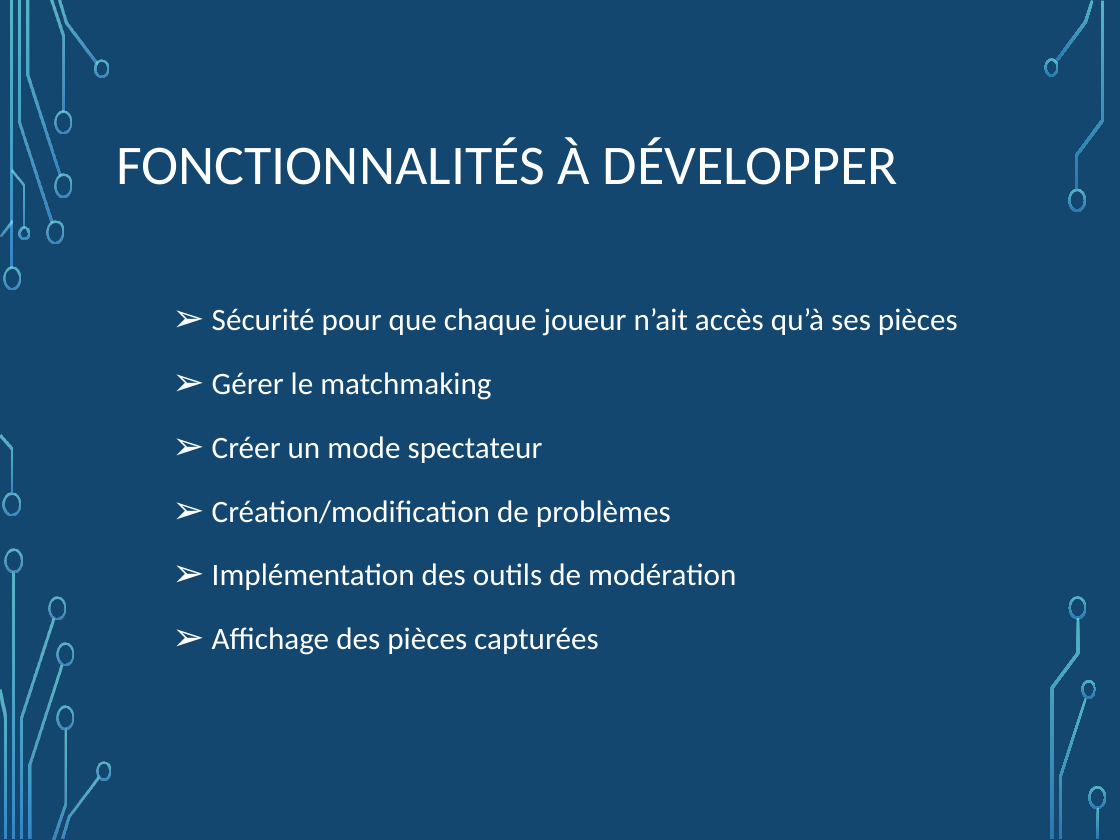
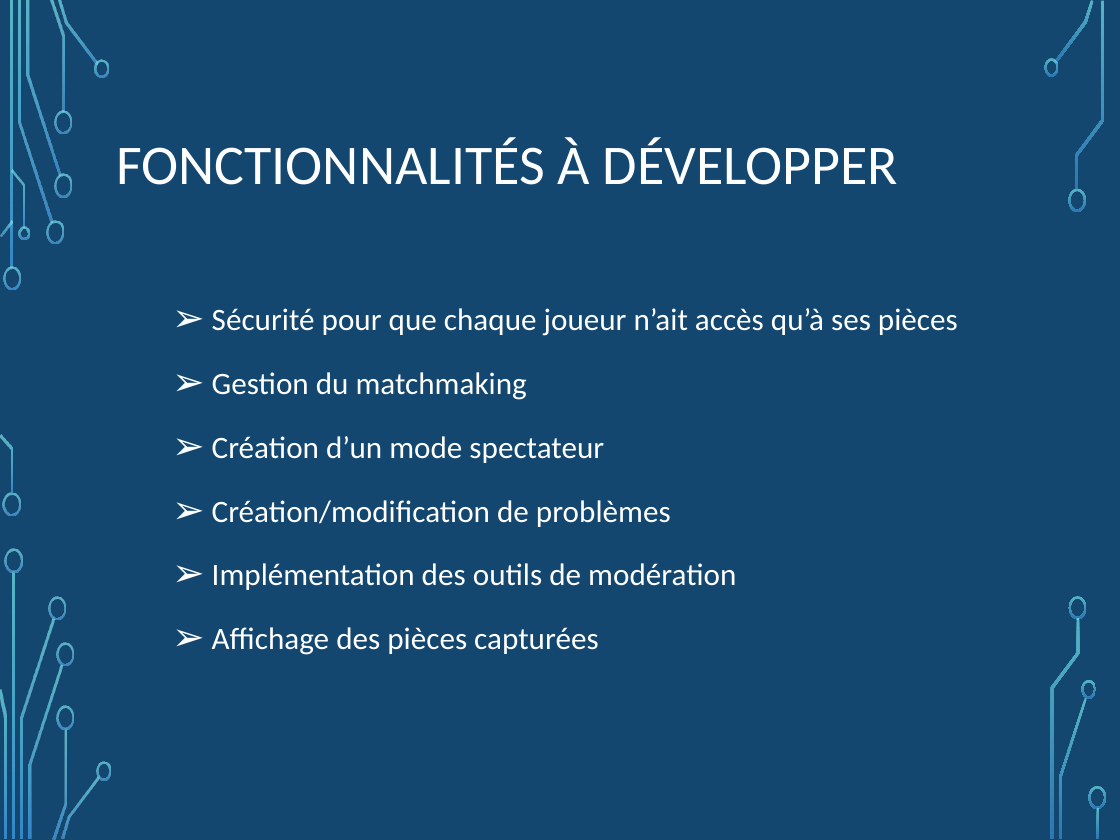
Before and after one commit to NicoPerret/projet-echec, a slide deck: slide 12 of Diapo présentation projet.pptx. Drawn at 1120x840 pixels with LibreOffice and Linux fonts; fonts in the diff are those of the drawing; background and template pictures are left out. Boxes give left, top, right and bottom in pixels: in the first picture for what was removed or moved away, otherwise in the second. Text is boxed around its words. In the diff, an @@ line names an element or a change of style, - is before the commit and + after.

```diff
--- a/Diapo présentation projet.pptx
+++ b/Diapo présentation projet.pptx
@@ text at bbox=[212, 372, 604, 463]: text changed @@
-  ➢ Gérer le matchmaking
-  ➢ Créer un mode spectateur
+  ➢ Gestion du matchmaking
+  ➢ Création d’un mode spectateur
```
Also in this commit, not shown: 9 other slides changed.
